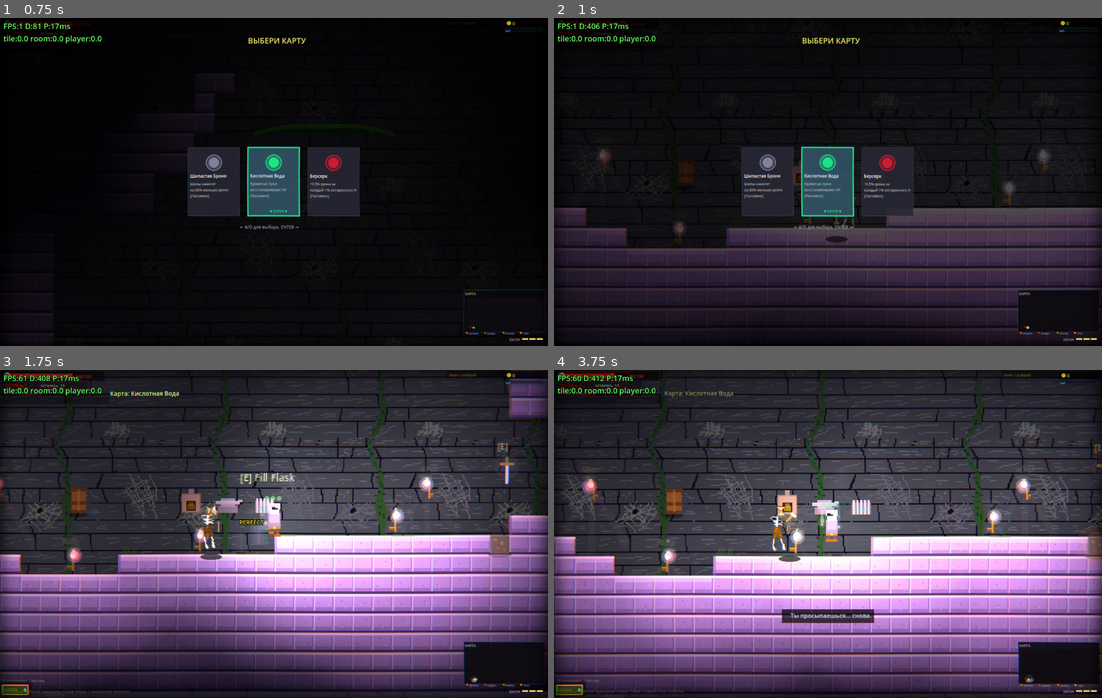
Above: before the commit, frames 1-4 (two rows, left to right).
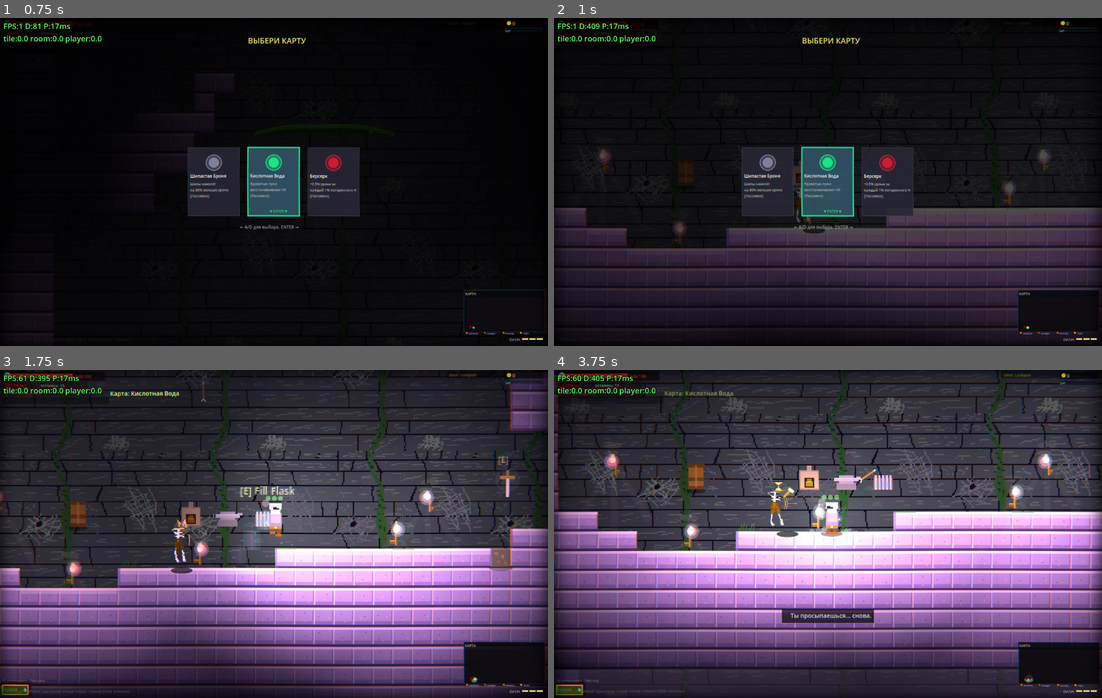
Above: after the commit, the same moments.

Repository: volcraft44/petlya-game
Game: Godot game, scene res://scenes/main.tscn
Same seed, same stepped clock (60 frames per second), same inputs: the game is played once before the commit and once after it.
Inputs (mouse positions are in pixels of both pictures, inside the frame that each line leads up to):
- Up to frame 1 (0.75 s): click "ПРОСТО НАЧАТЬ" at 0.5 s
- Up to frame 2 (1 s): no input
- Up to frame 3 (1.75 s): tap Enter (ui_accept) at 1.25 s; move the mouse to (394, 517) at 1.27 s; hold D (move_right) from 1.28 s (still down); hold Shift from 1.28 s (still down); click (394, 517) at 1.42 s; tap Space (jump) at 1.52, 1.55 s
- Up to frame 4 (3.75 s): tap Space (jump) at 1.82 s; release D (move_right) at 2 s; release Shift at 2 s; drag from (718, 550) to (1008, 484) at 2.02 s; move the mouse to (882, 461) at 2.77 s; hold A (move_left) 2.78-3.5 s; hold Space (jump) 2.78-3.5 s; tap E (interact) at 2.85 s; drag from (800, 599) to (784, 524) at 3.52 s

Frame 1 is identical in both runs. In frame 2, 0.2% of the frame differs, in the area x 7-56%, y 1-69%; in frame 3, 39%; in frame 4, 59%, in the area x 0-100%, y 0-99%.

Commit message:
Platformer feel: variable jump, no bhop, smaller grounded dash, forgiving hitbox, enemy contact-bump
- Variable jump height (Hollow Knight): release jump while rising cuts the
  ascent (low jump); hold for full height.
- Coyote time (0.10s) and jump buffer (0.12s) confirmed wired, in 0.05–0.15 range.
- Bunnyhop removed: no Shift long-jump/bhop stacks, no speed multiplier.
- Dash made smaller (270 speed / 0.12s ≈ half distance) and now only
  recharges while standing on the floor (not in air, on ladder, or on a ledge).
- Forgiving hurtbox: player body collider shrunk to ~70% of the sprite
  (7x16, feet anchored at floor) so close calls favor the player.
- Enemy contact-bump: standing inside a (non-flying) enemy's hitbox now
  shoves the player out and deals light damage on a 0.7s cooldown — you must
  keep spacing instead of facetanking. Skipped during dash/roll/death.

Co-Authored-By: Claude Opus 4.8 <noreply@anthropic.com>

Diff:
--- a/scripts/enemy.gd
+++ b/scripts/enemy.gd
@@ -37,6 +37,9 @@
 var is_attacking_melee: bool = false
 var melee_anim_timer: float = 0.0
 var is_blocking: bool = false
+# Контактный отпор: толкаем игрока, если он влез в хитбокс врага.
+var contact_cd: float = 0.0
+var contact_radius: float = 14.0
 
 # Spear variant (longer range shieldman)
 var is_spear: bool = false
@@ -609,6 +612,29 @@
 			move_and_slide()
 			return
 
+	# === КОНТАКТНЫЙ ОТПОР ===
+	# Нельзя стоять «внутри» врага и безнаказанно лупить — если игрок прижался
+	# к хитбоксу, его выталкивает наружу и по кулдауну наносит лёгкий урон.
+	# Летающие враги (муха/комар) бьют иначе — их не касается.
+	if contact_cd > 0.0:
+		contact_cd -= delta
+	if player and is_instance_valid(player) and not is_dying \
+		and enemy_class != EnemyClass.FLY and enemy_class != EnemyClass.MOSQUITO \
+		and not ("is_dead" in player and player.is_dead) \
+		and not ("dash_active" in player and player.dash_active):
+		var cr := contact_radius + (12.0 if is_miniboss else 0.0)
+		var pd := global_position.distance_to(player.global_position)
+		if pd < cr:
+			var push := player.global_position - global_position
+			if push.length() < 0.5:
+				push = Vector2((1.0 if randf() < 0.5 else -1.0), -0.3)
+			push = push.normalized()
+			if player.has_method("apply_contact_push"):
+				player.apply_contact_push(push)
+			if contact_cd <= 0.0:
+				contact_cd = 0.7
+				player.take_damage(maxi(1, int(damage * 0.5)), push)
+
 	# === ELITE поведение ===
 	if elite_affix != "":
 		_elite_pulse += delta
--- a/scripts/player.gd
+++ b/scripts/player.gd
@@ -42,6 +42,11 @@
 var coyote_timer: float = 0.0
 var coyote_time: float = 0.10
 var was_on_floor: bool = false
+
+# Переменная высота прыжка (Hollow Knight): держишь пробел — высокий прыжок,
+# отпустил рано на взлёте — подъём обрезается → низкий прыжок.
+var is_jump_rising: bool = false
+const JUMP_CUT_VELOCITY := -120.0
 
 # Hit-stop — freeze for a few frames when landing a hit
 var hit_stop_timer: float = 0.0
@@ -479,8 +484,9 @@
 # === DASH (ULTRAKILL-style charges) ===
 const DASH_MAX_CHARGES: int = 3
 const DASH_RECHARGE_TIME: float = 1.5
-const DASH_DURATION: float = 0.18
-const DASH_SPEED: float = 360.0
+# Дэш уменьшен — короткий рывок для платформинга, а не длинный полёт.
+const DASH_DURATION: float = 0.12
+const DASH_SPEED: float = 270.0
 var dash_charges: float = 3.0       # дробное, чтобы плавно копилось
 var dash_active: bool = false
 var dash_timer: float = 0.0
@@ -524,11 +530,14 @@
 	health = max_health
 	normal_collision_mask = 4 | 8 | 32  # walls + doors + one-way platforms
 
+	# Прощающий хитбокс: ~70% от спрайта (спрайт ~10x22). Уже и ниже самого
+	# персонажа, ступни остаются на уровне пола — в спорных касаниях игра за
+	# игрока (меньше незаслуженных задеваний, легче пролезать в щели).
 	body_collision = CollisionShape2D.new()
 	var rect = RectangleShape2D.new()
-	rect.size = Vector2(10, 22)
+	rect.size = Vector2(7, 16)            # 70% ширины, ~73% высоты спрайта
 	body_collision.shape = rect
-	body_collision.position = Vector2(0, -11)
+	body_collision.position = Vector2(0, -8)   # низ хитбокса = ступни (y=0)
 	add_child(body_collision)
 
 	attack_area = Area2D.new()
@@ -891,9 +900,10 @@
 	else:
 		inspect_idle_timer += delta
 
-	# === BHOP трекинг ===
-	# Перезарядка dash-чарджей
-	if dash_charges < float(DASH_MAX_CHARGES) and not dash_active:
+	# Перезарядка dash-чарджей — ТОЛЬКО когда персонаж стоит на полу (не в
+	# воздухе, не на лестнице/уступе). Так дэш — наземный инструмент.
+	if dash_charges < float(DASH_MAX_CHARGES) and not dash_active \
+		and is_on_floor() and not is_on_vine and not is_grabbing_ledge:
 		dash_charges = min(float(DASH_MAX_CHARGES), dash_charges + delta / DASH_RECHARGE_TIME)
 
 	# Anti-spam: если Space НЕ нажат — значит игрок его отпустил, готов к новому прыжку
@@ -1242,6 +1252,16 @@
 				if is_on_floor() and not Input.is_action_pressed("move_down"):
 					is_on_vine = false
 
+	# Переменная высота прыжка: отпустил пробел пока ещё летим вверх — режем
+	# скорость подъёма (низкий прыжок). Держишь — взлетаем на полную высоту.
+	if is_jump_rising:
+		if velocity.y >= 0.0:
+			is_jump_rising = false
+		elif not Input.is_action_pressed("jump") and not Input.is_action_pressed("move_up"):
+			if velocity.y < JUMP_CUT_VELOCITY:
+				velocity.y = JUMP_CUT_VELOCITY
+			is_jump_rising = false
+
 	if not is_on_vine:
 		# Fast-fall: apply extra gravity when falling (not jumping up) — Dead Cells feel
 		if velocity.y > 0:
@@ -1317,9 +1337,7 @@
 		current_speed *= 1.8
 	if is_attacking:
 		current_speed *= 0.55
-	# BHOP множитель: каждый стэк = +15% скорости
-	if bhop_stacks > 0:
-		current_speed *= (1.0 + bhop_stacks * BHOP_STEP)
+	# Банихоп убран — никакого ускорения от стэков прыжков.
 
 	# Snappy acceleration: instant start, quick stop
 	var target_vx = dir * current_speed
@@ -1371,39 +1389,10 @@
 			var jf = jump_force
 			if active_card == "speed_boots":
 				jf *= 1.3
-			# LONG JUMP: зажат Shift → низкий прыжок, мощный горизонтальный буст
-			var long_jump = Input.is_key_pressed(KEY_SHIFT)
-			if long_jump:
-				jf *= 0.50  # вдвое ниже подскок
-				var lj_dir = 0.0
-				if Input.is_action_pressed("move_left"): lj_dir -= 1.0
-				if Input.is_action_pressed("move_right"): lj_dir += 1.0
-				if lj_dir == 0.0:
-					lj_dir = 1.0 if facing_right else -1.0
-				# Горизонтальный буст
-				velocity.x = lj_dir * 240.0
-			# === BHOP detection (ULTRAKILL-style: Shift + Space) ===
-			# Чтобы получить bhop-стэк нужно ДЕРЖАТЬ Shift и прыгнуть в окне.
-			# Это 2-кнопочная механика — спамить пробел бесполезно.
-			var moving = Input.is_action_pressed("move_left") or Input.is_action_pressed("move_right")
-			var enough_interval = bhop_time_since_jump >= BHOP_MIN_INTERVAL
-			var shift_held = long_jump  # Shift зажат (определено выше как long_jump)
-			if bhop_window_t > 0.0 and moving and enough_interval and bhop_pressed_grounded and shift_held:
-				_add_bhop_stack("PERFECT BHOP")
-			else:
-				if bhop_stacks > 0:
-					# Сбрасываем только если приземлились и не сделали bhop (промах ритма)
-					var reason = "missed"
-					if not enough_interval:
-						reason = "TOO FAST"
-					_reset_bhop_combo(reason)
-			bhop_pressed_grounded = false
 			velocity.y = jf
+			is_jump_rising = true   # включаем переменную высоту прыжка
 			coyote_timer = 0.0
 			jump_buffer_timer = 0.0
-			bhop_window_t = 0.0   # окно использовано
-			bhop_space_released = false  # нужно отпустить Space до следующего прыжка
-			bhop_time_since_jump = 0.0   # сброс анти-спам таймера
 			jumped.emit()
 		elif is_wall_sliding:
 			# Wall jump - jump away from wall
@@ -3434,12 +3423,21 @@
 # CS FEATURES: Inspect / Smoke / Flash
 # ───────────────────────────────────────────────────────────────────
 
-func _add_bhop_stack(label: String) -> void:
-	bhop_stacks = min(bhop_stacks + 1, BHOP_MAX_STACKS)
-	bhop_perfect_flash_t = 0.45
-	bhop_perfect.emit(bhop_stacks, global_position)
-	# Лёгкий screen shake растёт со стэками
-	screen_shake.emit(0.8 + bhop_stacks * 0.2, 0.08)
+func apply_contact_push(dir: Vector2) -> void:
+	# Лёгкий отпор от тела врага: выталкиваем игрока наружу, чтобы он не мог
+	# стоять внутри хитбокса. Толчок мягкий — намерение игрока двигаться важнее,
+	# но «влипнуть» во врага уже нельзя.
+	if is_dead or is_rolling or dash_active:
+		return
+	global_position += dir * 0.9
+	velocity.x += dir.x * 70.0
+	if dir.y < 0.0:
+		velocity.y = minf(velocity.y, dir.y * 50.0)
+
+func _add_bhop_stack(_label: String) -> void:
+	# Банихоп убран по просьбе игрока — функция оставлена пустой, чтобы старые
+	# вызовы (выход из дэша и т.п.) ничего не делали.
+	pass
 
 func _reset_bhop_combo(_reason: String) -> void:
 	if bhop_stacks > 0:
